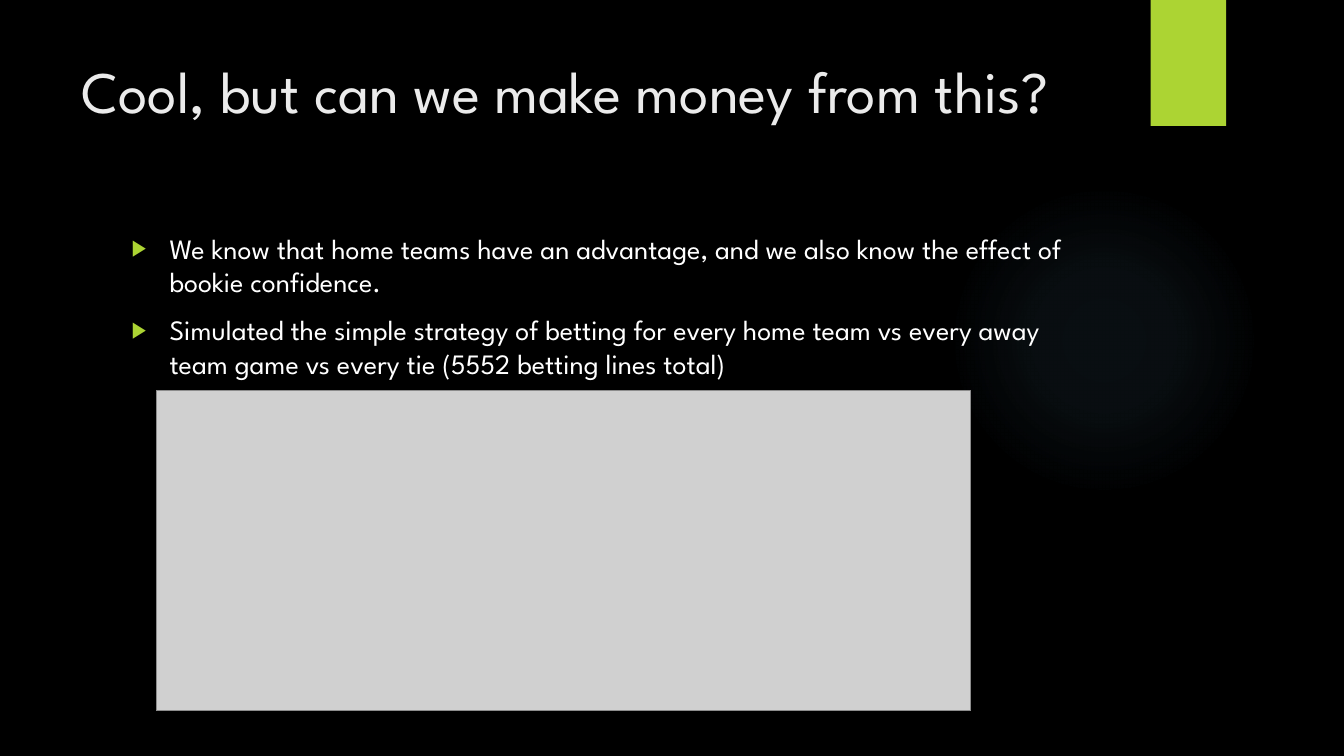
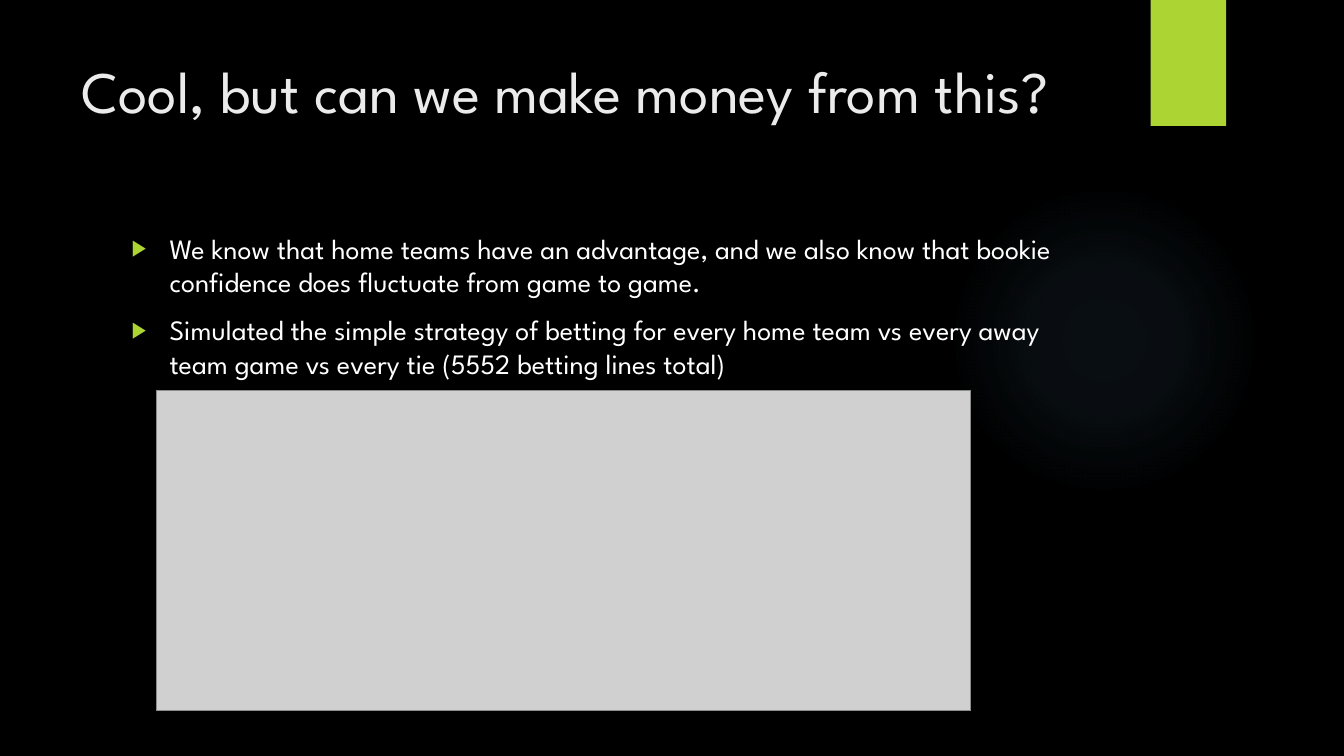
Before and after one commit to samerarbaji/project1, a slide deck: slide 10 of Cleansing/Project1/Sports Betting.pptx. Drawn at 1344x756 pixels with LibreOffice and Linux fonts; fonts in the diff are those of the drawing; grey boxes stand for pictures; background and template pictures are left out. Boxes give left, top, right and bottom in pixels: in the first picture for what was removed or moved away, otherwise in the second. Text is boxed around its words. In the diff, an @@ line names an element or a change of style, - is before the commit and + after.

```diff
--- a/Cleansing/Project1/Sports Betting.pptx
+++ b/Cleansing/Project1/Sports Betting.pptx
@@ text at [170,239,1051,298]: text changed @@
-▶ We know that home teams have an advantage, and we also know the effect of bookie confidence.
+▶ We know that home teams have an advantage, and we also know that bookie confidence does fluctuate from game to game.
```
Also in this commit, not shown: 1 other slide changed, 2 other files.
